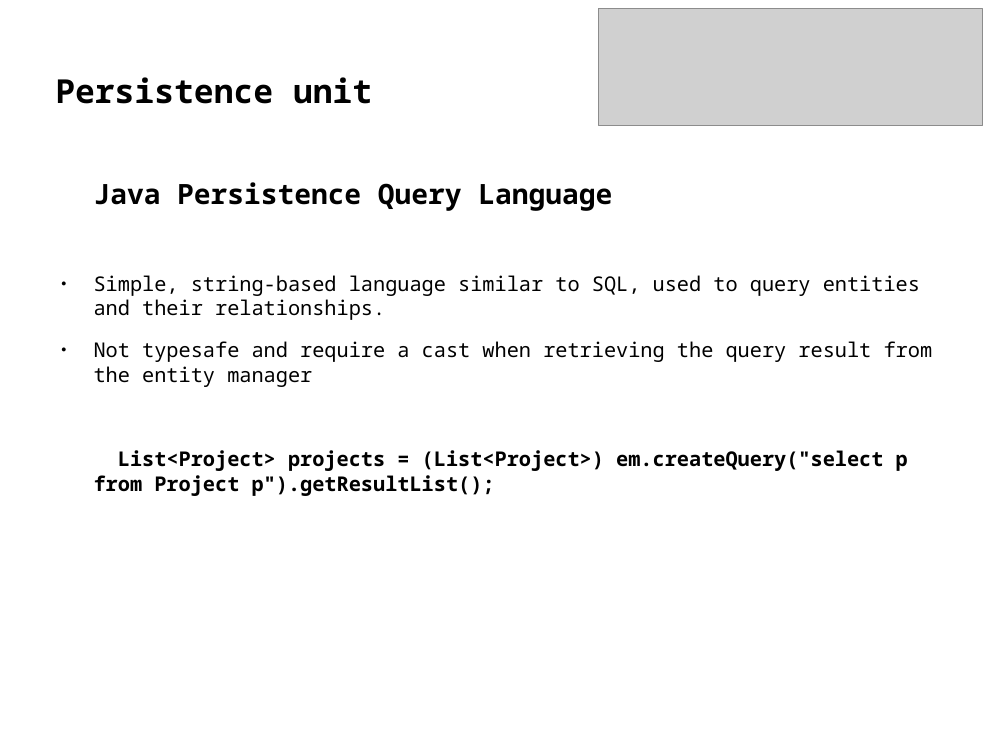
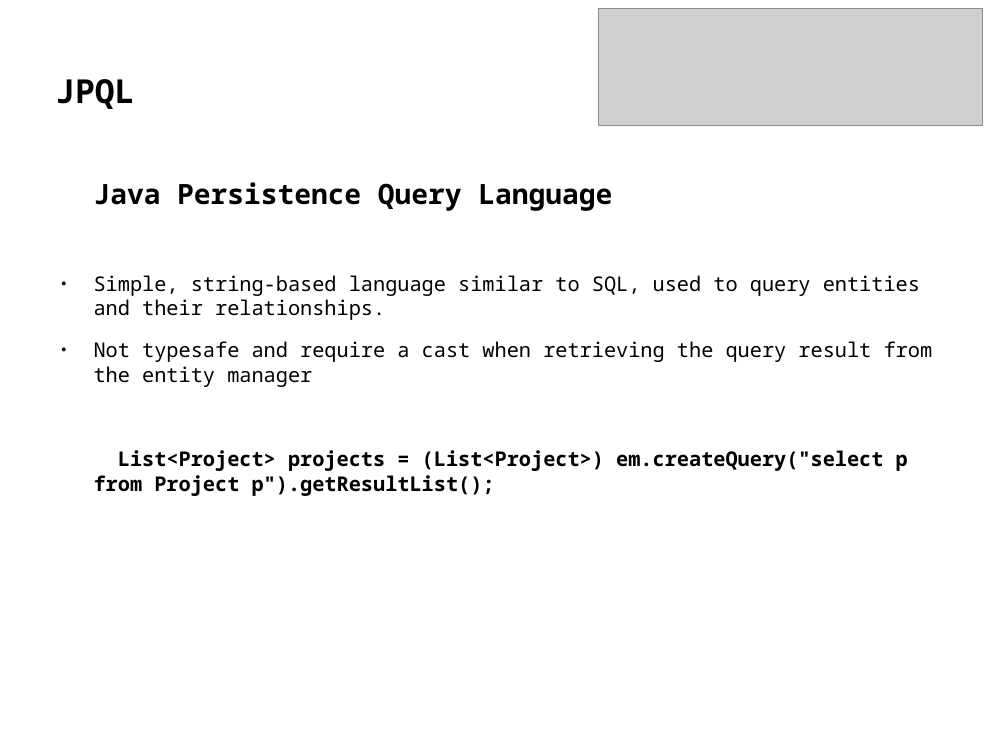
Before and after one commit to delia-popescu/hibernate-jpa-demo, a slide deck: slide 14 of src/main/resources/jpa.odp. Drawn at 1008x756 pixels with LibreOffice and Linux fonts; fonts in the diff are those of the drawing; grey boxes stand for pictures. Boxes give left, top, right and bottom in pixels: in the first picture for what was removed or moved away, otherwise in the second. Text is boxed around its words. In the diff, an @@ line names an element or a change of style, - is before the commit and + after.

```diff
--- a/src/main/resources/jpa.odp
+++ b/src/main/resources/jpa.odp
@@ title at bbox=[55, 79, 134, 109]: text changed @@
-Persistence unit
+JPQL
```
Also in this commit, not shown: 4 other slides changed, 1 slide added, 2 slides removed, 28 other files.
